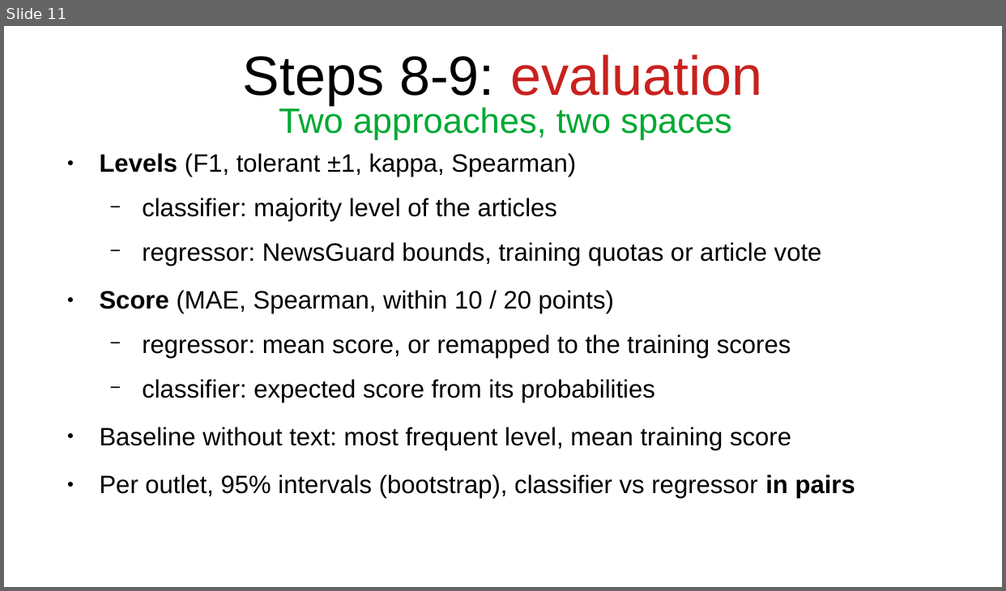
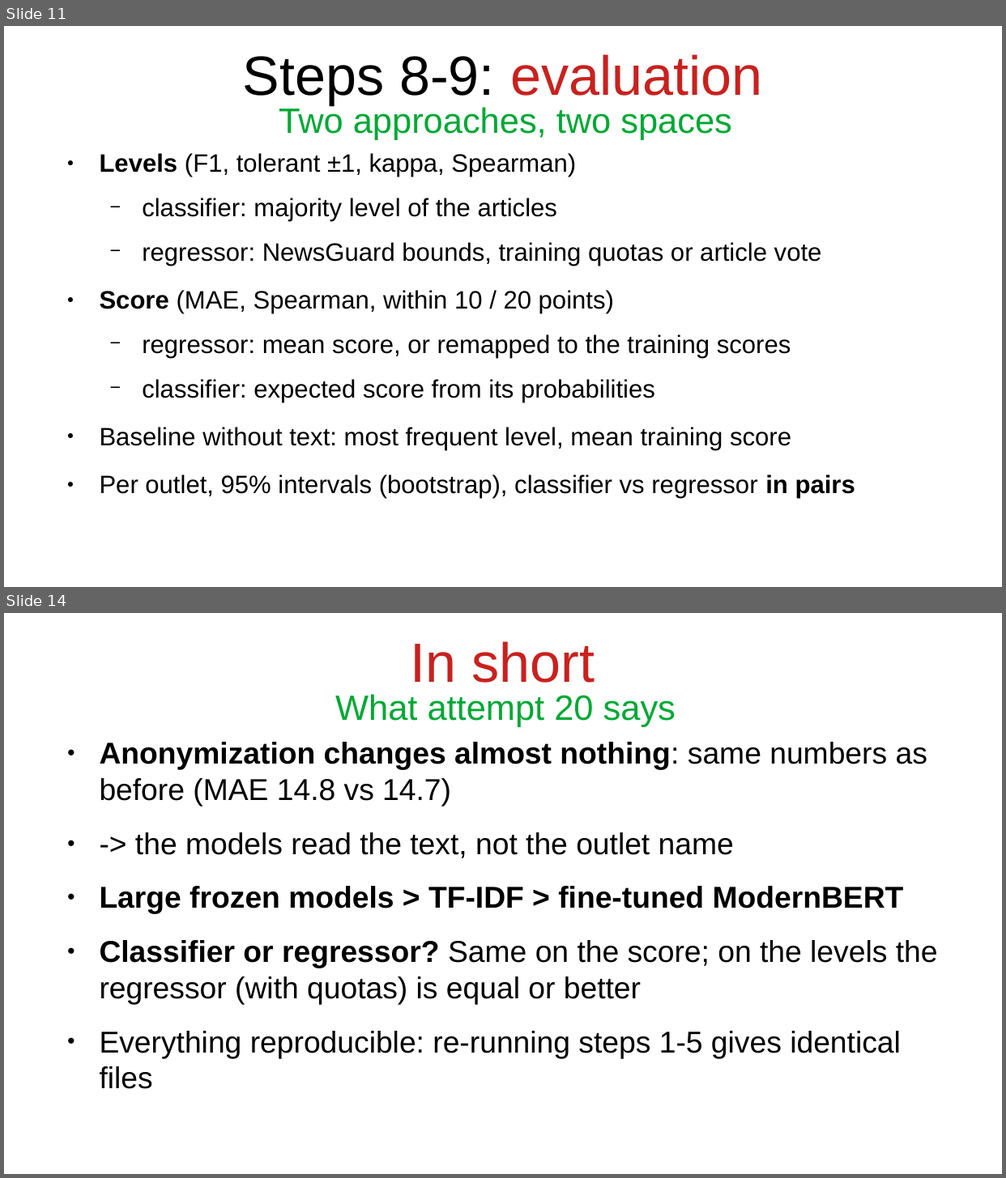
Before and after one commit to bianchi-john/PublisherClassification, a slide deck: Presentazioni/Tentativo 20 from scratch/Attempt20.odp. Shown one above the other, each under a label of ours: slide 11 before the commit, slides 11 and 14 after it; the slides between them are not shown. The pictures are 1006x591 and 1006x1178 pixels, drawn with LibreOffice and Linux fonts; fonts in the diff are those of the drawing. Boxes give left, top, right and bottom in pixels: in the first picture for what was removed or moved away, otherwise in the second. Text is boxed around its words. In the diff, an @@ line names an element or a change of style, - is before the commit and + after.

```diff
--- a/Presentazioni/Tentativo 20 from scratch/Attempt20.odp
+++ b/Presentazioni/Tentativo 20 from scratch/Attempt20.odp
@@ slide 14 added at [4,613,1002,1174], background #FFFFFF @@
@@ title added at [411,641,595,683], 44 pt, text #C9211E @@
+In short
@@ title added at [335,694,675,727], 28 pt, text #00A933 @@
+What attempt 20 says
@@ text added at [100,742,938,1089], 24 pt, text #000000 @@
+● Anonymization changes almost nothing: same numbers as before (MAE 14.8 vs 14.7)
+● -> the models read the text, not the outlet name
+● Large frozen models > TF-IDF > fine-tuned ModernBERT
+● Classifier or regressor? Same on the score; on the levels the regressor (with quotas) is equal or better
+● Everything reproducible: re-running steps 1-5 gives identical files
```
Also in this commit, not shown: 2 other slides added, 1 slide removed, 20 other files.
